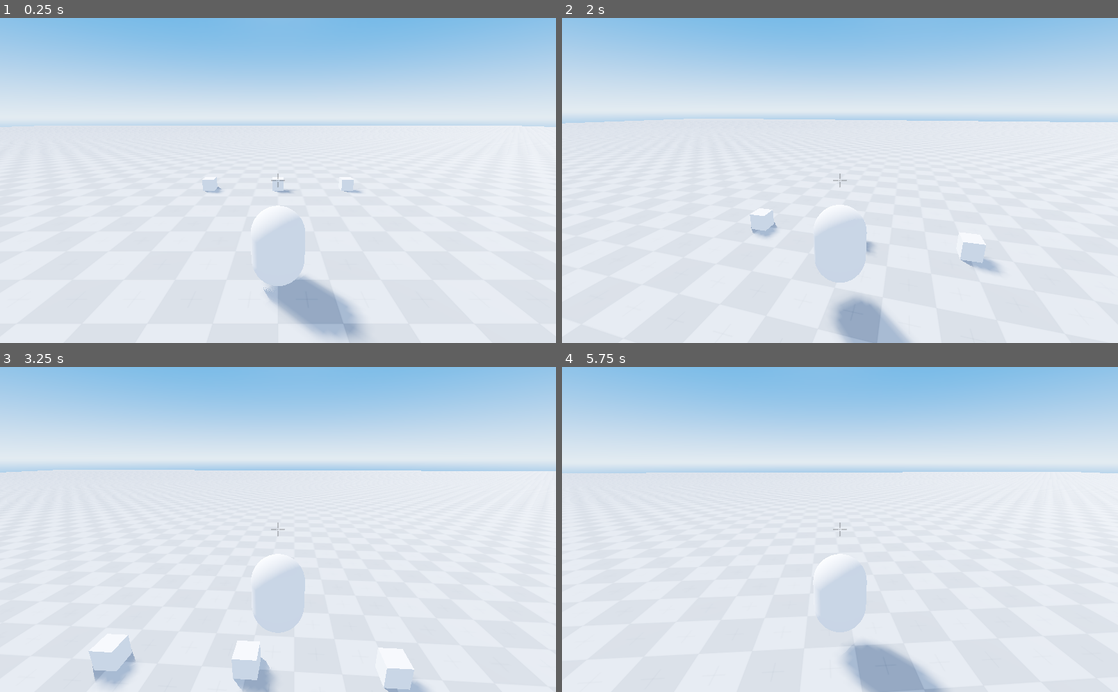
Above: before the commit, frames 1-4 (two rows, left to right).
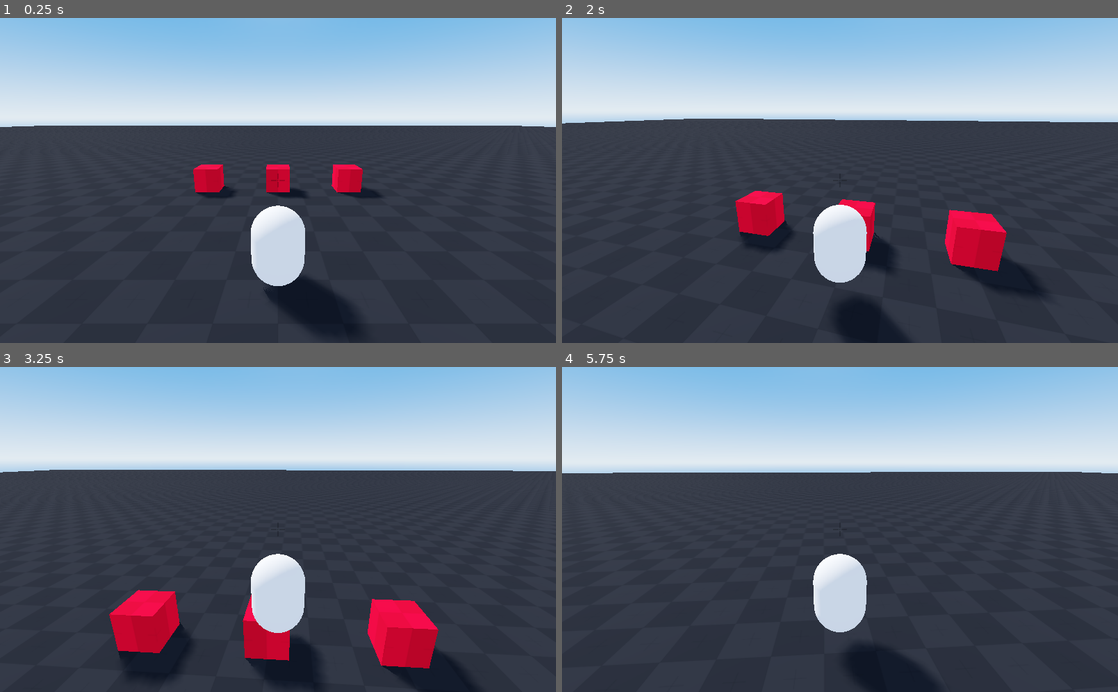
Above: after the commit, the same moments.

Repository: nickyvanurk/game-prototypes
Game: Godot game, scene res://world/world.tscn
The game is run twice, just before and just after one commit, with the same random seed, the same clock (stepped at 60 frames per second) and the same inputs.
Inputs (mouse positions are in pixels of both pictures, inside the frame that each line leads up to):
- Up to frame 1 (0.25 s): no input
- Up to frame 2 (2 s): tap Enter at 0.5 s; move the mouse to (867, 180) at 0.52 s; hold W (move_forward) from 0.53 s (still down); tap F (interact, bound only after the commit) at 0.6, 1.35 s; tap Space (jump) at 0.77, 1.52 s; move the mouse to (812, 180) at 1.27 s
- Up to frame 3 (3.25 s): keep holding W (move_forward); move the mouse to (289, 523) at 2.02 s; tap F (interact, bound only after the commit) at 2.1, 2.85 s; move the mouse to (272, 536) at 2.77 s; tap Space (jump) at 3.02 s
- Up to frame 4 (5.75 s): keep holding W (move_forward); move the mouse to (878, 532) at 3.52 s; tap F (interact, bound only after the commit) at 3.6, 4.35, 5.1 s; tap Space (jump) at 3.77, 4.52, 5 s; move the mouse to (795, 526) at 4.27 s; move the mouse to (845, 529) at 5.02 s

The runs differ from the first frame. In frame 1, 65% of the frame differs, in the area x 0-100%, y 33-100%; in frame 2, 67%, in the area x 0-100%, y 30-100%; in frame 3, 66%; in frame 4, 66%.

Commit message:
Add interaction hover text

Diff:
--- /dev/null
+++ b/mouse-over-text/interactable/interactable.gd
@@ -0,0 +1,9 @@
+extends Node
+
+class_name Interactable
+
+func get_interaction_text():
+	return "interact"
+
+func interact():
+	print("Interacted with %s" % name)
--- a/mouse-over-text/item/item.tscn
+++ b/mouse-over-text/item/item.tscn
@@ -1,16 +1,21 @@
-[gd_scene load_steps=3 format=2]
+[gd_scene load_steps=5 format=2]
+
+[ext_resource path="res://interactable/interactable.gd" type="Script" id=1]
+[ext_resource path="res://assets/blocks/red/red.tres" type="Material" id=2]
 
 [sub_resource type="CubeMesh" id=1]
 
 [sub_resource type="BoxShape" id=2]
 
 [node name="Item" type="KinematicBody"]
+collision_layer = 5
+script = ExtResource( 1 )
 
 [node name="MeshInstance" type="MeshInstance" parent="."]
-transform = Transform( 0.25, 0, 0, 0, 0.25, 0, 0, 0, 0.25, 0, 0.25, 0 )
+transform = Transform( 0.5, 0, 0, 0, 0.5, 0, 0, 0, 0.5, 0, 0.5, 0 )
 mesh = SubResource( 1 )
-material/0 = null
+material/0 = ExtResource( 2 )
 
 [node name="CollisionShape" type="CollisionShape" parent="."]
-transform = Transform( 0.25, 0, 0, 0, 0.25, 0, 0, 0, 0.25, 0, 0.25, 0 )
+transform = Transform( 0.5, 0, 0, 0, 0.5, 0, 0, 0, 0.5, 0, 0.5, 0 )
 shape = SubResource( 2 )
--- /dev/null
+++ b/mouse-over-text/item/viewport.gd
@@ -0,0 +1,5 @@
+tool
+extends Viewport
+
+func _ready():
+	size = $Label.rect_size
--- /dev/null
+++ b/mouse-over-text/player/interaction.gd
@@ -0,0 +1,32 @@
+extends RayCast
+
+var current_collider
+
+onready var interaction_label = get_node("/root/World/UI/InteractionLabel")
+
+func _ready():
+	set_interaction_text("")
+
+func _process(delta):
+	var collider = get_collider()
+
+	if is_colliding() and collider is Interactable:
+		if current_collider != collider:
+			current_collider = collider
+			set_interaction_text(collider.get_interaction_text())
+
+		if Input.is_action_just_pressed("interact"):
+			collider.interact()
+			set_interaction_text(collider.get_interaction_text())
+	elif current_collider:
+		current_collider = null
+		set_interaction_text("")
+
+func set_interaction_text(text):
+	if text:
+		var interact_key = OS.get_scancode_string(InputMap.get_action_list("interact")[0].scancode)
+		interaction_label.set_text("Press [%s] to %s" % [interact_key, text])
+		interaction_label.set_visible(true)
+	else:
+		interaction_label.set_text("")
+		interaction_label.set_visible(false)
--- a/mouse-over-text/player/player.tscn
+++ b/mouse-over-text/player/player.tscn
@@ -1,9 +1,10 @@
-[gd_scene load_steps=7 format=2]
+[gd_scene load_steps=8 format=2]
 
 [ext_resource path="res://player/player.gd" type="Script" id=1]
 [ext_resource path="res://player/camera.gd" type="Script" id=2]
 [ext_resource path="res://player/camera_pivot.gd" type="Script" id=3]
 [ext_resource path="res://assets/ui/crosshair.png" type="Texture" id=4]
+[ext_resource path="res://player/interaction.gd" type="Script" id=5]
 
 [sub_resource type="CapsuleMesh" id=1]
 
@@ -40,6 +41,12 @@
 far = 1000.0
 script = ExtResource( 2 )
 
+[node name="RayCast" type="RayCast" parent="Camera"]
+enabled = true
+cast_to = Vector3( 0, 0, -7 )
+collision_mask = 4
+script = ExtResource( 5 )
+
 [node name="Crosshair" type="TextureRect" parent="."]
 anchor_left = 0.5
 anchor_top = 0.5
--- a/mouse-over-text/project.godot
+++ b/mouse-over-text/project.godot
@@ -7,6 +7,16 @@
 ;   param=value ; assign values to parameters
 
 config_version=4
+
+_global_script_classes=[ {
+"base": "Node",
+"class": "Interactable",
+"language": "GDScript",
+"path": "res://interactable/interactable.gd"
+} ]
+_global_script_class_icons={
+"Interactable": ""
+}
 
 [application]
 
@@ -45,11 +55,17 @@
 "events": [ Object(InputEventKey,"resource_local_to_scene":false,"resource_name":"","device":0,"alt":false,"shift":false,"control":false,"meta":false,"command":false,"pressed":false,"scancode":32,"physical_scancode":0,"unicode":0,"echo":false,"script":null)
  ]
 }
+interact={
+"deadzone": 0.5,
+"events": [ Object(InputEventKey,"resource_local_to_scene":false,"resource_name":"","device":0,"alt":false,"shift":false,"control":false,"meta":false,"command":false,"pressed":false,"scancode":70,"physical_scancode":0,"unicode":0,"echo":false,"script":null)
+ ]
+}
 
 [layer_names]
 
 3d_physics/layer_1="Environment"
 3d_physics/layer_2="Player"
+3d_physics/layer_3="Raycast"
 
 [physics]
 
--- a/mouse-over-text/world/world.tscn
+++ b/mouse-over-text/world/world.tscn
@@ -1,9 +1,18 @@
-[gd_scene load_steps=5 format=2]
+[gd_scene load_steps=7 format=2]
 
 [ext_resource path="res://world/environment.tres" type="Environment" id=1]
-[ext_resource path="res://assets/blocks/light/light.tres" type="Material" id=2]
+[ext_resource path="res://assets/blocks/dark/dark.tres" type="Material" id=2]
 [ext_resource path="res://player/player.tscn" type="PackedScene" id=3]
 [ext_resource path="res://item/item.tscn" type="PackedScene" id=4]
+
+[sub_resource type="DynamicFontData" id=1]
+font_path = "res://assets/fonts/CalibreRegular.otf"
+
+[sub_resource type="DynamicFont" id=2]
+size = 24
+outline_size = 1
+outline_color = Color( 0, 0, 0, 1 )
+font_data = SubResource( 1 )
 
 [node name="World" type="Spatial"]
 
@@ -36,3 +45,25 @@
 
 [node name="Item3" parent="." instance=ExtResource( 4 )]
 transform = Transform( 1, 0, 0, 0, 1, 0, 0, 0, 1, 3, 0, -6 )
+
+[node name="UI" type="Control" parent="."]
+anchor_right = 1.0
+anchor_bottom = 1.0
+__meta__ = {
+"_edit_use_anchors_": false
+}
+
+[node name="InteractionLabel" type="Label" parent="UI"]
+anchor_left = 0.545
+anchor_top = 0.545
+anchor_right = 0.545
+anchor_bottom = 0.545
+margin_left = -20.0
+margin_top = -7.0
+margin_right = 20.0
+margin_bottom = 7.0
+custom_fonts/font = SubResource( 2 )
+text = "Press [F] to interact"
+__meta__ = {
+"_edit_use_anchors_": false
+}
Binary file added: mouse-over-text/assets/fonts/CalibreRegular.otf
